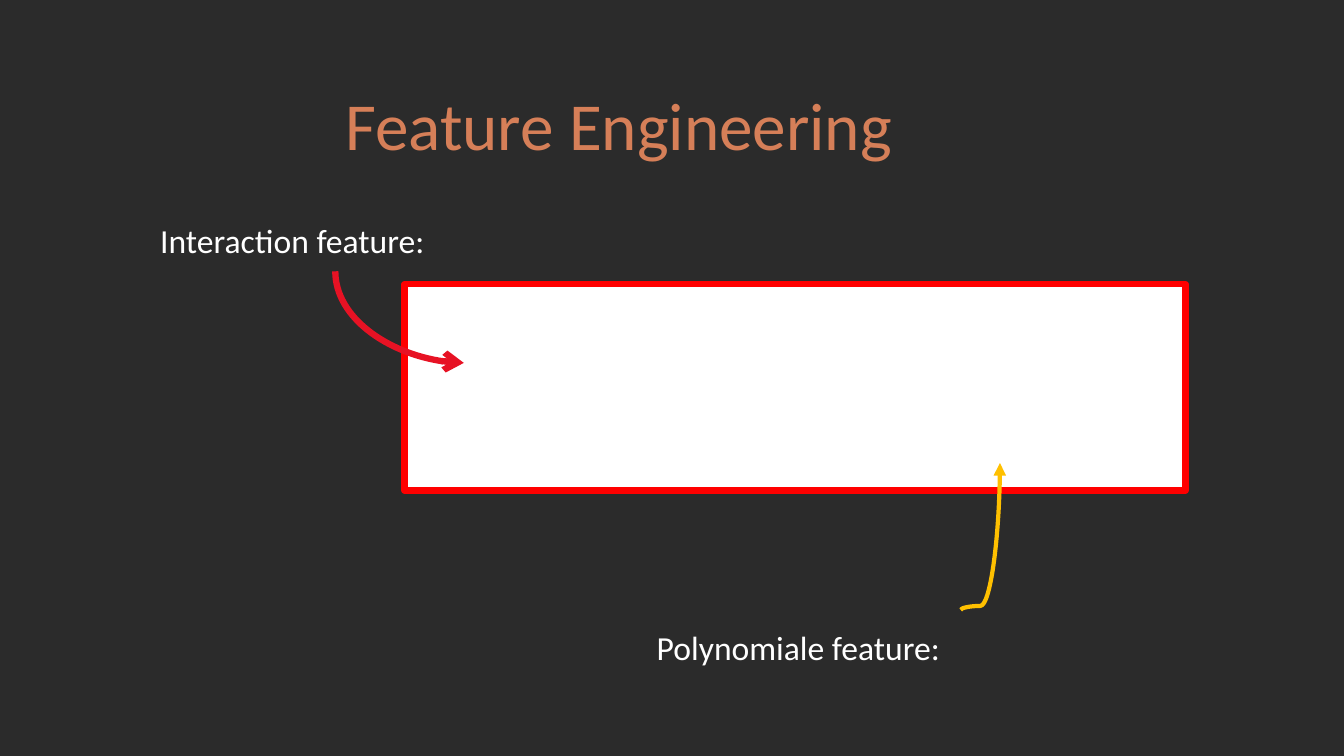
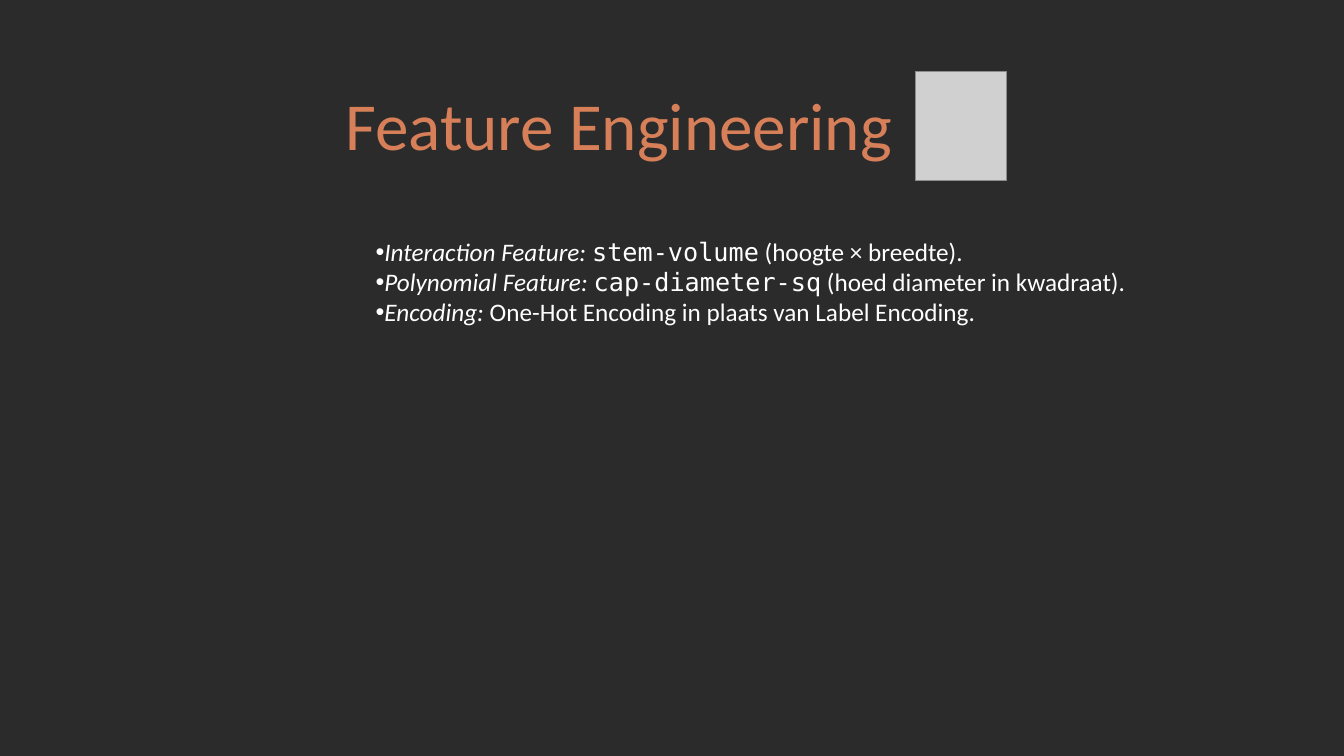
Before and after one commit to dmitcher7/CloudAI-Challenge, a slide deck: slide 8 of Presentatie Cloud AI.pptx (slide 6 before the commit). Drawn at 1344x756 pixels with LibreOffice and Linux fonts; fonts in the diff are those of the drawing; grey boxes stand for pictures; background and template pictures are left out; a plain dark background stands for a picture behind light text. Boxes give left, top, right and bottom in pixels: in the first picture for what was removed or moved away, otherwise in the second. Text is boxed around its words. In the diff, an @@ line names an element or a change of style, - is before the commit and + after.

```diff
--- a/Presentatie Cloud AI.pptx
+++ b/Presentatie Cloud AI.pptx
@@ picture added at <box>915,72,1007,180</box> @@
@@ text removed at <box>160,230,425,254</box> @@
-Interaction feature:
@@ text added at <box>384,241,1125,326</box>, 18 pt, text #FFFFFF @@
+• Interaction Feature: stem-volume (hoogte × breedte).
+• Polynomial Feature: cap-diameter-sq (hoed diameter in kwadraat).
+• Encoding: One-Hot Encoding in plaats van Label Encoding.
@@ curved arrow removed from (336, 271) to (464, 363) @@
@@ rectangle removed at <box>404,284,1186,491</box> @@
@@ curved arrow removed from (961, 610) to (1000, 463) @@
@@ text removed at <box>657,636,940,666</box> @@
-Polynomiale feature:
```
Also in this commit, not shown: 2 other slides changed, 19 slides added, 8 slides removed, 10 other files.
